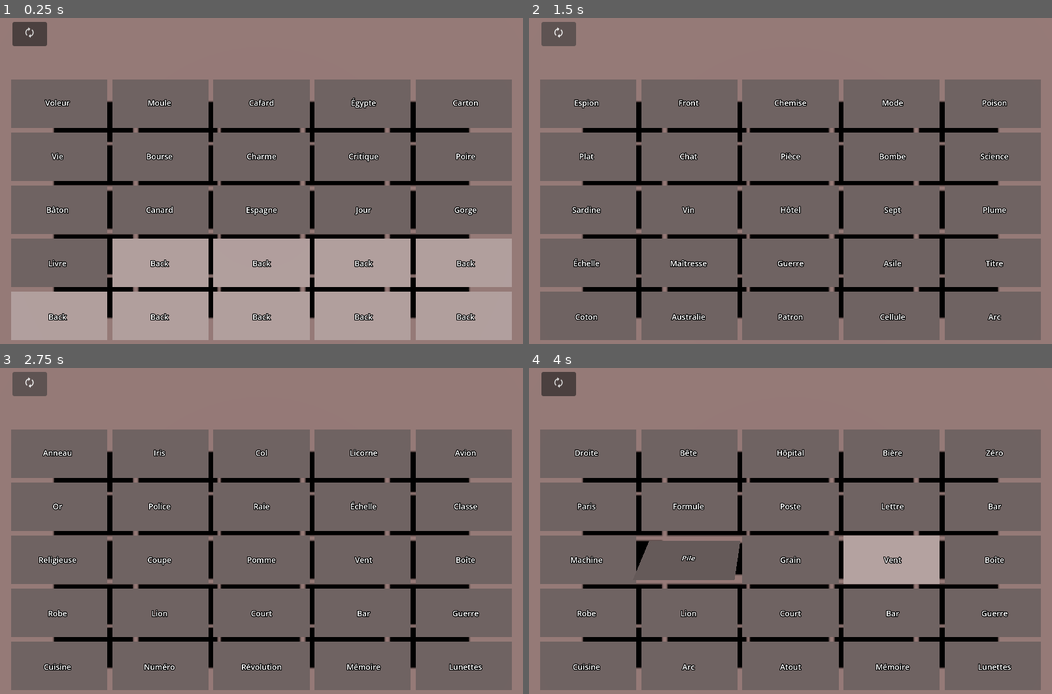
Above: before the commit, frames 1-4 (two rows, left to right).
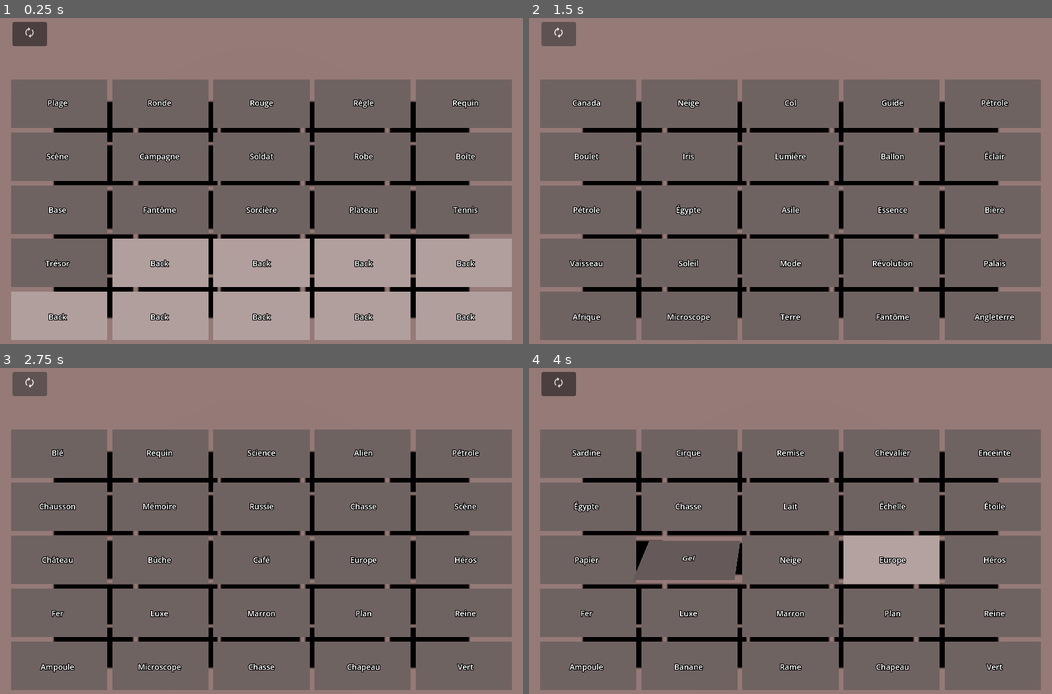
Above: after the commit, the same moments.

Repository: Saillou/CodeName
Game: Godot game, scene res://Scenes/Game.tscn
The game is run twice, just before and just after one commit, with the same random seed, the same clock (stepped at 60 frames per second) and the same inputs.
Inputs (mouse positions are in pixels of both pictures, inside the frame that each line leads up to):
- Up to frame 1 (0.25 s): no input
- Up to frame 2 (1.5 s): click "🗘" at 0.5 s; click "🗘" at 1.25 s
- Up to frame 3 (2.75 s): click "🗘" at 2 s
- Up to frame 4 (4 s): move the mouse to (905, 540) at 2.77 s; click (905, 540) at 2.92 s; tap Enter at 3.5 s; move the mouse to (685, 579) at 3.52 s; click (685, 579) at 3.67 s

The runs differ from the first frame. In frame 1, 1.3% of the frame differs, in the area x 8-92%, y 24-77%; in frame 2, 2.2%, in the area x 7-93%, y 24-94%; in frame 3, 2.1%; in frame 4, 2.0%.

Commit message:
export text

Diff:
--- a/Scenes/Scripts/game.gd
+++ b/Scenes/Scripts/game.gd
@@ -2,7 +2,7 @@
 extends Node3D
 
 # Constantes
-const WORDS_PATH   := "./resources/WordList.txt"
+const WORDS_PATH   := "res://resources/WordList.txt"
 const CARD_SCENE   := preload("res://Scenes/Card.tscn")
 const CONFIG :		= preload("res://Scenes/Scripts/game_config.gd")
 const CARD_MARGIN  := 0.1
@@ -15,8 +15,14 @@
 func _ready() -> void:
 	# Read words' file
 	var file = FileAccess.open(WORDS_PATH, FileAccess.READ)
+	if file == null:
+		push_error("Could not open words file: %s" % WORDS_PATH)
+		return
+
 	for w in file.get_as_text().split("\n"):
-		words_pool.append(w)
+		var word := w.strip_edges()
+		if not word.is_empty():
+			words_pool.append(word)
 
 	# Create color pool
 	for i in range(8):
@@ -29,11 +35,8 @@
 	for y in range(0, CONFIG.N_COLS):
 		for x in range(0, CONFIG.N_ROWS):
 			var card: CardElement = CARD_SCENE.instantiate() as CardElement
-			var card_pos:= Vector3(0, 0, 0)
-			card_pos.x = (CARD_MARGIN + card.width())*(x - (CONFIG.N_ROWS-1.0)/2.0)
-			card_pos.y = (CARD_MARGIN + card.height())*((CONFIG.N_COLS-1.0)/2.0 - y)
-			card.position = card_pos
 			card.data.index = x + y * CONFIG.N_ROWS
+			card.position = _card_grid_position(card, x, y)
 			card.flipped.connect(_flipped)
 			add_child(card)
 
@@ -47,6 +50,14 @@
 func _randomize_pools() -> void:
 	color_pool.shuffle()
 	words_pool.shuffle()
+
+func _card_grid_position(card: CardElement, x: int, y: int) -> Vector3:
+	var step := card.size() + Vector2(CARD_MARGIN, CARD_MARGIN)
+	return Vector3(
+		step.x * (x - (CONFIG.N_ROWS - 1.0) / 2.0),
+		step.y * ((CONFIG.N_COLS - 1.0) / 2.0 - y),
+		0.0
+	)
 
 func _generate_card_values(delay_between_cards: float = 0.03) -> void:
 	%Answer.clear_data()
Not shown, changed: export_presets.cfg
